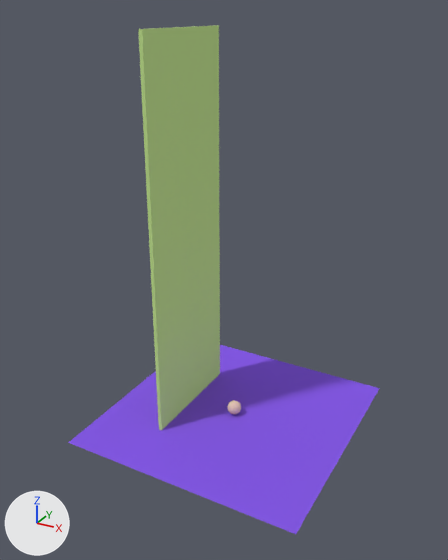
One commit to the Blender file updog.blend: the scene before it, then after it.
Before and after are seen from a 50 mm camera at (33.5, -63.8, 52.0) aimed at (-0.5, -2.2, 21.2). The axes (+X, +Y, +Z) are drawn at lower left. The lights are the same throughout.
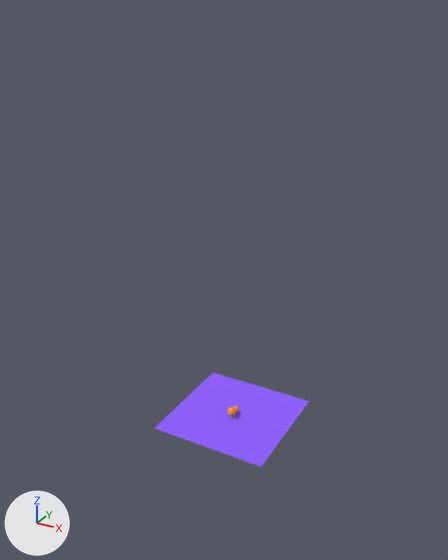
Changed parts and their boxes (x1, y1, x2, y2) in the pictures (448 x 560 px):
'Plane', moved, rescaled (50% narrower, 50% shorter)
    before: (68, 345, 380, 534)
    after: (155, 373, 309, 467)
'Cube', deleted
    before: (138, 25, 220, 430)
'Icosphere', deleted
    before: (227, 400, 241, 414)
'Corgi', added
    after: (228, 406, 239, 418)

The change, as a diff of the scene's bpy script:
```diff
--- a/updog.blend.py
+++ b/updog.blend.py
@@ mat_material @@
+mat_material = diffuse_material('Material')
+mat_material.base_color = (1.0, 0.403, 0.0506)  # orange #ffaa40
@@ me_cylinder_001 @@
+me_cylinder_001.from_pydata(...)  # 219 vertices, 189 faces; spans x 0.0..1.12, y 0.04..4.11, z -1.81..3.69
+me_cylinder_001.materials.append(mat_material)  # orange #ffaa40
@@ ob_cube @@
-ob_cube = bpy.data.objects.new('Cube', me_cube)
-ob_cube.location = (-7.0, 0.0, 25.0)
-ob_cube.scale = (0.24, 8.0, 25.0)
@@ ob_icosphere @@
-ob_icosphere = bpy.data.objects.new('Icosphere', me_icosphere)
-ob_icosphere.location = (0.0, 0.0, 1.2)
@@ ob_plane @@
 ob_plane = bpy.data.objects.new('Plane', me_plane)
-ob_plane.location = (0.0, 0.0, 0.1)
-ob_plane.scale = (16.0, 16.0, 16.0)
+ob_plane.location = (0.0, 0.0, 0.0)
+ob_plane.scale = (8.0, 8.0, 8.0)
@@ ob_corgi @@
+ob_corgi = bpy.data.objects.new('Corgi', me_cylinder_001)
+ob_corgi.location = (0.0, 0.0, 0.0)
+ob_corgi.rotation_euler = (1.571, 0.0, 0.0)  # degrees (90, 0, 0)
+ob_corgi.scale = (0.431, 0.431, 0.431)
+_m = ob_corgi.modifiers.new('Mirror', 'MIRROR')
```
